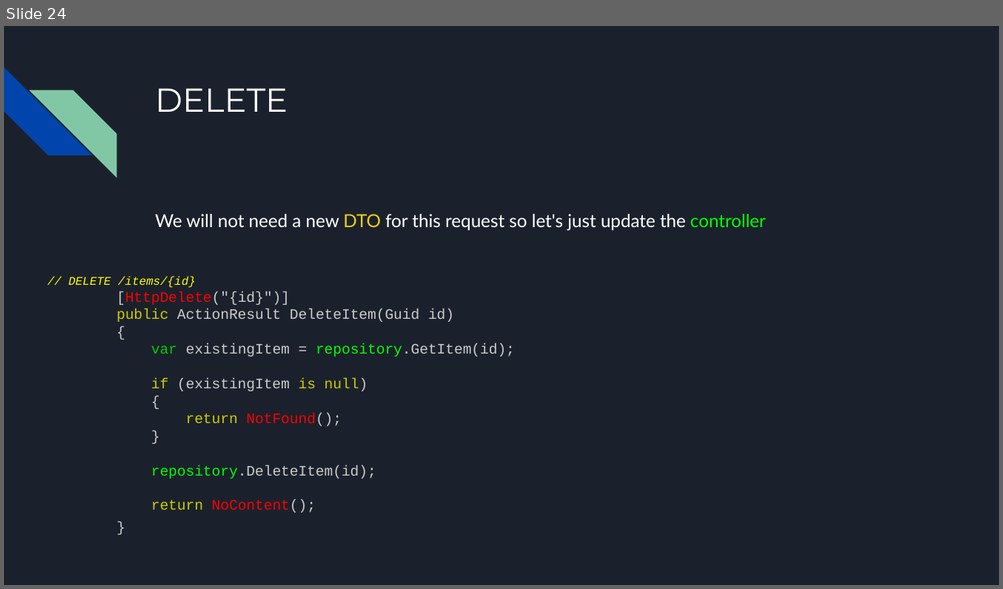
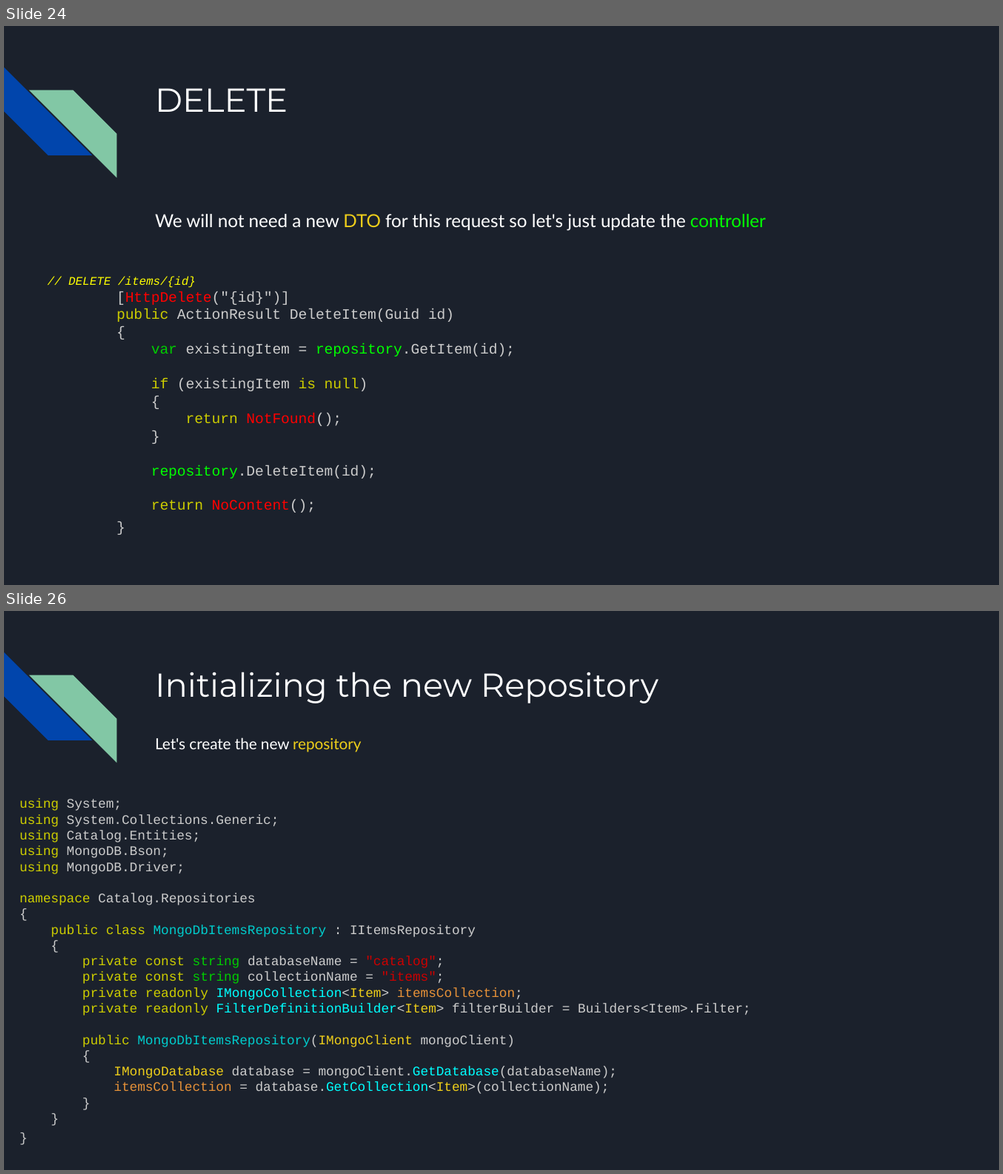
Before and after one commit to kek-Sec/ASP.net-REST-API-GUIDE, a slide deck: ASP.net REST API.pptx. Shown one above the other, each under a label of ours: slide 24 before the commit, slides 24 and 26 after it; the slides between them are not shown. The pictures are 1003x589 and 1003x1174 pixels, drawn with LibreOffice and Linux fonts; fonts in the diff are those of the drawing. Boxes give left, top, right and bottom in pixels: in the first picture for what was removed or moved away, otherwise in the second. Text is boxed around its words. In the diff, an @@ line names an element or a change of style, - is before the commit and + after.

Commit message:
MongoDB and persistance

```diff
--- a/ASP.net REST API.pptx
+++ b/ASP.net REST API.pptx
@@ slide 26 added at (4,611,999,1170), background #1B212C; not listed: 2 template elements that a slide beside it also shows @@
@@ title added at (155,672,658,703), 24 pt, text #FFFFFF @@
+Initializing the new Repository
@@ text added at (155,738,361,752), 11.1 pt, text #FFFFFF @@
+Let's create the new repository
@@ text added at (20,799,751,1094), 9.5 pt, text #CCCCCC @@
+using System;
+using System.Collections.Generic;
+using Catalog.Entities;
+using MongoDB.Bson;
+using MongoDB.Driver;
+namespace Catalog.Repositories
+{
+public class MongoDbItemsRepository : IItemsRepository
+{
+private const string databaseName = "catalog";
+private const string collectionName = "items";
+private readonly IMongoCollection<Item> itemsCollection;
+private readonly FilterDefinitionBuilder<Item> filterBuilder = Builders<Item>.Filter;
+public MongoDbItemsRepository(IMongoClient mongoClient)
+{
+IMongoDatabase database = mongoClient.GetDatabase(databaseName);
+itemsCollection = database.GetCollection<Item>(collectionName);
+}
+}
+}
```
Also in this commit, not shown: 6 other slides added, 1 other file.
